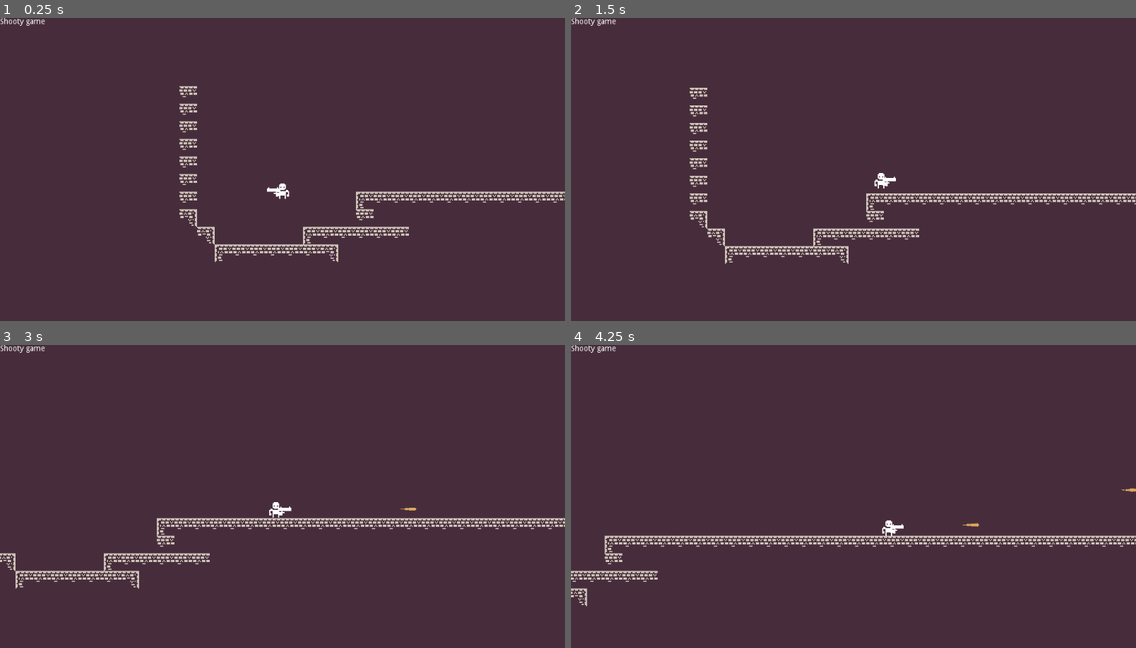
Above: before the commit, frames 1-4 (two rows, left to right).
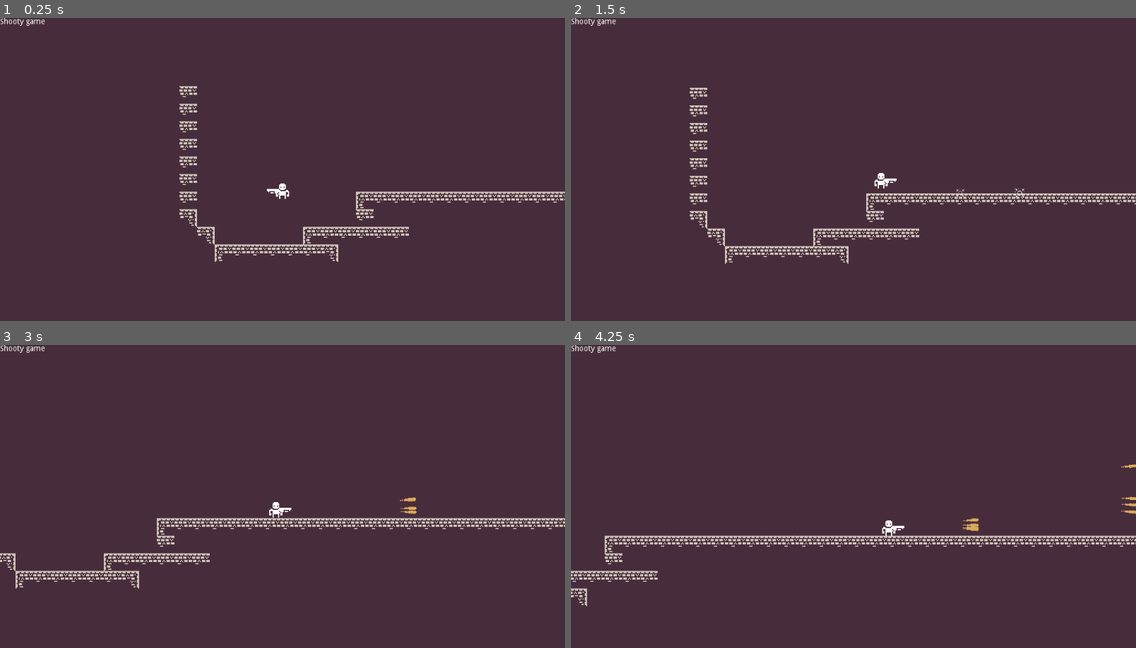
Above: after the commit, the same moments.

Repository: BasicLich/miz-jam-1-entry
Game: Godot game, scene res://Game.tscn
Two runs of this game, one before a commit and one after it. Both use one fixed random seed, a clock stepped at 60 frames per second and the inputs below.
Inputs:
- Up to frame 1 (0.25 s): no input
- Up to frame 2 (1.5 s): hold X (player_shoot) 0.53-1.28 s; hold Right (player_right) from 0.53 s (still down); tap Z (player_jump) at 0.77 s; tap S (player_aim_down) at 1.35 s
- Up to frame 3 (3 s): tap Z (player_jump) at 1.52 s; tap X (player_shoot) at 1.55, 2.3, 2.85 s; release Right (player_right) at 2.03 s; hold Left (player_left) 2.03-2.78 s; hold W (player_aim_up) 2.03-2.78 s; hold Right (player_right) from 2.78 s (still down)
- Up to frame 4 (4.25 s): keep holding Right (player_right); tap Z (player_jump) at 3.02, 3.77 s; hold X (player_shoot) from 3.53 s (still down)

The runs differ from the first frame. In frame 1, less than 0.1% of the frame differs, in the area x 47-50%, y 55-59%; in frame 2, less than 0.1%; in frame 3, less than 0.1%; in frame 4, 0.2%, in the area x 56-100%, y 39-63%.

Commit message:
Shootgun in progress.

Diff:
--- a/Player.tscn
+++ b/Player.tscn
@@ -2,7 +2,7 @@
 
 [ext_resource path="res://Art/monochrome_transparent.png" type="Texture" id=1]
 [ext_resource path="res://Player.gd" type="Script" id=2]
-[ext_resource path="res://Gun.tscn" type="PackedScene" id=3]
+[ext_resource path="res://Weapon.tscn" type="PackedScene" id=3]
 
 [sub_resource type="CapsuleShape2D" id=1]
 radius = 4.21127
@@ -26,4 +26,5 @@
 shape = SubResource( 1 )
 
 [node name="Weapon" parent="." instance=ExtResource( 3 )]
+type = 1
 fireInterval = 0.2
--- a/Projectile.tscn
+++ b/Projectile.tscn
@@ -8,6 +8,7 @@
 height = 8.40845
 
 [node name="Projectile" type="KinematicBody2D"]
+collision_layer = 2
 script = ExtResource( 2 )
 
 [node name="Sprite" type="Sprite" parent="."]
--- a/Spark.tscn
+++ b/Spark.tscn
@@ -46,8 +46,6 @@
 }
 
 [node name="Spark" type="Sprite"]
-modulate = Color( 1, 1, 1, 0 )
-scale = Vector2( 0.2, 0.2 )
 texture = ExtResource( 1 )
 region_enabled = true
 region_rect = Rect2( 527, 204, 16, 16 )
--- a/Weapon.gd
+++ b/Weapon.gd
@@ -2,16 +2,27 @@
 
 class_name Weapon
 
+enum WeaponType {GUN, SHOTGUN, SUBMACHINE_GUN}
+
 var projectileClass := preload("res://Projectile.tscn")
 
+#TODO: Dict {WeaponType => interval}
+export var type := WeaponType.GUN
 export var fireInterval := 1.0
 var fireIntervalCounter := 0.0
 
 var aim = Common.STRAIGHT setget set_aim, get_aim
 var dir = Common.LEFT setget set_dir, get_dir
 
+var rnd := RandomNumberGenerator.new()
+
 func _ready():
 	set_process(true)
+
+func _enter_tree():
+	rnd.randomize()
+	$GunSprite.visible     = type == WeaponType.GUN
+	$ShotgunSprite.visible = type == WeaponType.SHOTGUN
 
 func set_aim(aAim):
 	aim = aAim
@@ -57,11 +68,19 @@
 func shoot():
 	if fireIntervalCounter == fireInterval:
 		fireIntervalCounter = 0.0
-		var projectile := projectileClass.instance() as Projectile
-		var pp := $ProjectilePos as Node2D
+		if type == WeaponType.GUN:
+			var projectile := projectileClass.instance() as Projectile
+			var pp := $ProjectilePos as Node2D
+			projectile.transform = pp.get_global_transform()
+			get_tree().root.add_child(projectile)
 
-		projectile.transform = pp.get_global_transform()
-
-		get_tree().root.add_child(projectile)
+		elif type == WeaponType.SHOTGUN:
+			for i in range(1, 5):
+				var spread := rnd.randf_range(-5, 5)
+				var projectile := projectileClass.instance() as Projectile
+				var pp := $ProjectilePos as Node2D
+				projectile.transform = pp.get_global_transform()
+				projectile.rotation_degrees += spread
+				get_tree().root.add_child(projectile)
 
 		#print_debug("Bang!")
--- a/Gun.tscn
+++ b/Weapon.tscn
@@ -6,7 +6,7 @@
 [node name="Node" type="Node2D"]
 script = ExtResource( 2 )
 
-[node name="Sprite" type="Sprite" parent="."]
+[node name="GunSprite" type="Sprite" parent="."]
 position = Vector2( 7.86615, 0.749146 )
 texture = ExtResource( 1 )
 region_enabled = true
@@ -14,3 +14,9 @@
 
 [node name="ProjectilePos" type="Node2D" parent="."]
 position = Vector2( 14.5158, -0.75 )
+
+[node name="ShotgunSprite" type="Sprite" parent="."]
+position = Vector2( 7.01725, 1.17984 )
+texture = ExtResource( 1 )
+region_enabled = true
+region_rect = Rect2( 663, 153, 16, 16 )
